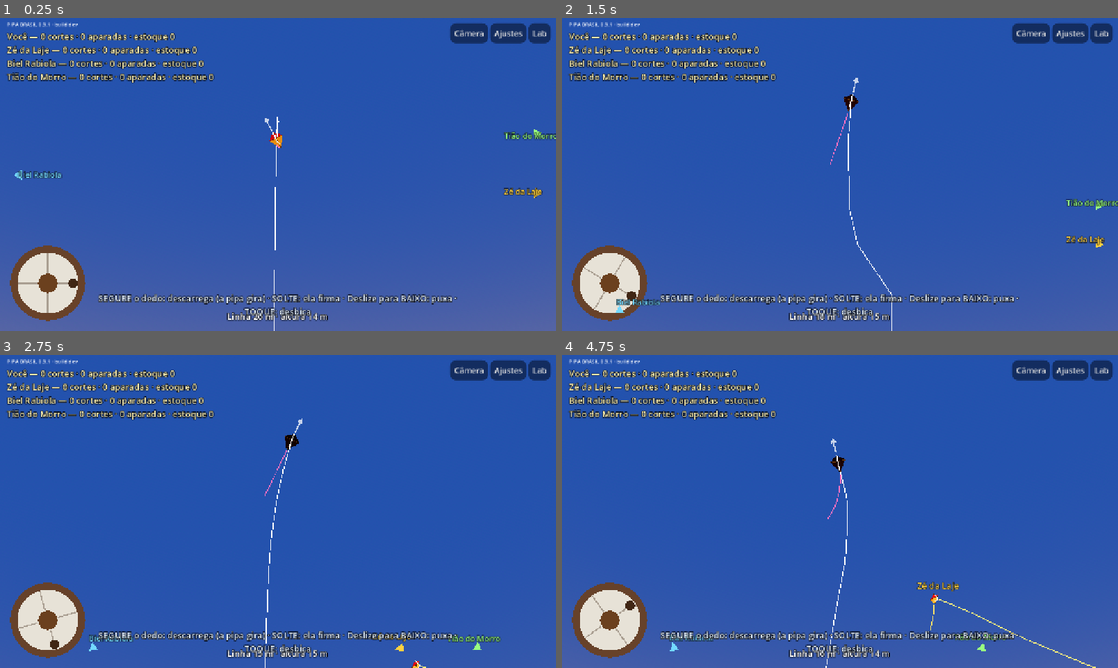
Above: before the commit, frames 1-4 (two rows, left to right).
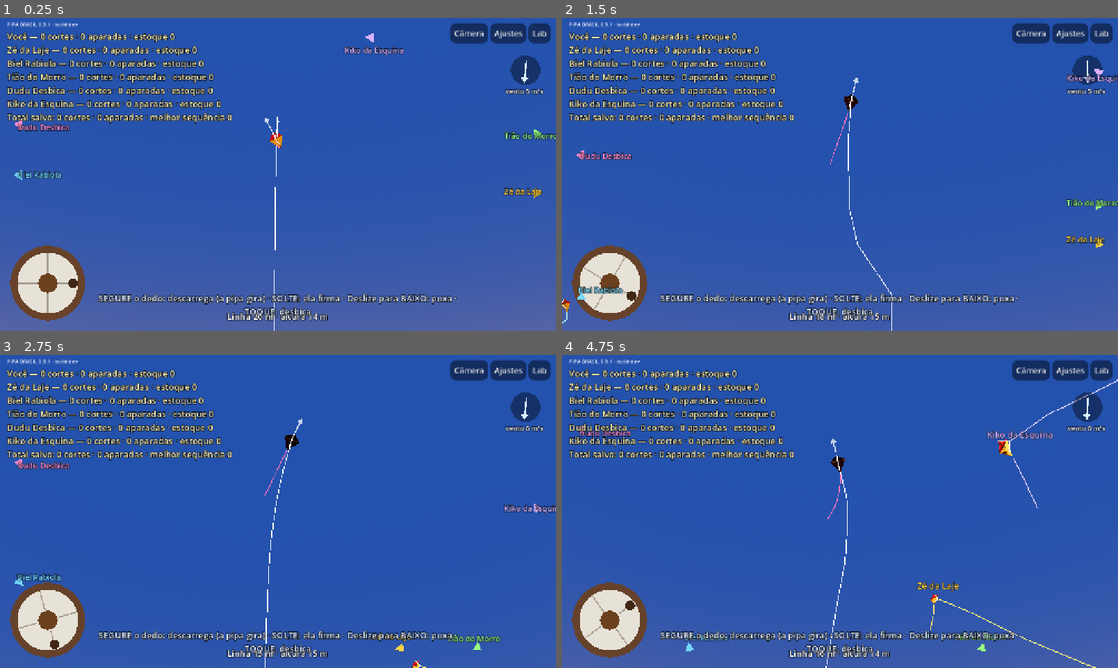
Above: after the commit, the same moments.

Repository: lucaskaeller201-ui/Pipa-Brasil
Game: Godot game, scene res://scenes/main/main.tscn
Two runs of this game, one before a commit and one after it. Both use one fixed random seed, a clock stepped at 60 frames per second and the inputs below.
Inputs (mouse positions are in pixels of both pictures, inside the frame that each line leads up to):
- Up to frame 1 (0.25 s): no input
- Up to frame 2 (1.5 s): tap Enter at 0.5 s; move the mouse to (962, 158) at 0.52 s; hold W 0.53-1.25 s; tap Z at 0.6 s; click (962, 158) at 0.67 s; tap Space at 0.77 s; drag from (728, 190) to (812, 237) at 1.27 s
- Up to frame 3 (2.75 s): move the mouse to (333, 442) at 2.02 s; hold W from 2.03 s (still down); tap Q at 2.1 s
- Up to frame 4 (4.75 s): release W at 2.75 s; drag from (812, 574) to (673, 464) at 2.77 s; move the mouse to (1006, 558) at 3.52 s; hold A 3.53-4.25 s; tap Z at 3.6 s; tap Space at 3.77 s; drag from (673, 464) to (756, 433) at 4.27 s

The runs differ from the first frame. In frame 1, 3.0% of the frame differs, in the area x 1-98%, y 4-37%; in frame 2, 3.3%; in frame 3, 3.3%, in the area x 1-100%, y 12-95%; in frame 4, 3.3%.

Commit message:
Festival (5 rivais com jeitos de jogar), impacto no corte, barra do relô, sequência e estatísticas salvas
- Prompt 1 (mantendo os gestos): tremor, câmera lenta de 0,3 s, CORTOU! +1,
  barra do relô (verde ganhando, vermelho desbique/descarregue)
- Prompt 2: bots cacador, alto, fujao, equilibrado
- Sequência de cortes com multiplicador e REI DA LAJE; estatísticas salvas
  no aparelho; indicador de vento

Co-Authored-By: Claude Opus 5.5 <noreply@anthropic.com>
Claude-Session: https://claude.ai/code/session_01VcBVPpGPHbKMkWY2F5CwiY

Diff:
--- a/game/match/livre.gd
+++ b/game/match/livre.gd
@@ -22,7 +22,8 @@
 @export var velocidade_giro_mandando_linha := 720.0
 @export var forca_puxada := 6.0
 
-const BOTS := 3
+const BOTS := 5   ## festival: 5 rivais com jeitos diferentes de jogar
+const ARQUIVO_ESTATISTICAS := "user://estatisticas.json"
 const LINHA_POR_TELA := 2.5     ## m de linha por altura de tela deslizada
 const DESCARREGAR := 2.5        ## m/s de linha saindo com o dedo segurado
 const DAR_LINHA_MAX := 4.0      ## m/s: o mais rápido que se dá linha (segurando e deslizando para cima)
@@ -57,6 +58,11 @@
 var _dica: Label
 var _sobreposicao: Control
 var _painel_ajustes: PanelContainer
+var _banner: Label
+var _banner_ate := 0.0
+var _tremor := 0.0              # força do tremor da câmera (decai)
+var _lenta_ate := 0.0           # até quando (tempo real) fica em câmera lenta
+var _estatisticas := {"cortes": 0, "aparadas": 0, "perdidas": 0, "melhor_sequencia": 0}
 
 
 func _ready() -> void:
@@ -68,6 +74,7 @@
 		elif arg.begins_with("--semente="):
 			_semente = arg.trim_prefix("--semente=").to_int()
 	modo = FreeMode.new(BOTS, _semente, _automatico)
+	_carregar_estatisticas()
 	_aplicar_giro()
 	Ambiente.criar_por_do_sol(self, false)
 	Bairro.criar(self, modo.players.size())
@@ -148,6 +155,11 @@
 		if fl.tail != null:
 			_linhas.call("desenhar_cadeia", fl.tail.pos, Color(1.0, 0.30, 0.60) if fl.tag <= 0 else cor.darkened(0.1), 0.02)
 	var eu := modo.you()
+	_tratar_acontecimentos()
+	var agora_real := Time.get_ticks_msec() / 1000.0
+	if Engine.time_scale < 1.0 and agora_real > _lenta_ate:
+		Engine.time_scale = 1.0
+	_banner.visible = agora_real < _banner_ate
 	_giro_carretilha += eu.input.haul_speed * delta * 3.0
 	_atualizar_textos(eu)
 	_sobreposicao.queue_redraw()
@@ -198,6 +210,10 @@
 	else:
 		_camera.global_transform = _camera.global_transform.interpolate_with(desejada, 0.1)
 		_camera.fov = lerpf(_camera.fov, fov, 0.05)
+	# Tremor (corte): deslocamento pequeno da imagem, que some rápido.
+	_camera.h_offset = randf_range(-1.0, 1.0) * _tremor * 0.02
+	_camera.v_offset = randf_range(-1.0, 1.0) * _tremor * 0.02
+	_tremor = maxf(0.0, _tremor - 0.06)
 
 
 # ---------------- gestos ----------------
@@ -267,6 +283,10 @@
 	var linhas: Array[String] = []
 	for p in modo.ranking():
 		linhas.append("%s — %d %s · %d %s · estoque %d" % [p["name"], p["cuts"], "corte" if int(p["cuts"]) == 1 else "cortes", p["catches"], "aparada" if int(p["catches"]) == 1 else "aparadas", p["stock"]])
+	var seq := int(modo.players[0]["streak"])
+	if seq >= 2:
+		linhas.append("Sequência: %d cortes · x%d%s" % [seq, _multiplicador(seq), "  · REI DA LAJE" if seq >= 3 else ""])
+	linhas.append("Total salvo: %d cortes · %d aparadas · melhor sequência %d" % [_estatisticas["cortes"], _estatisticas["aparadas"], _estatisticas["melhor_sequencia"]])
 	_placar.text = "\n".join(linhas)
 	var p0: Dictionary = modo.players[0]
 	if eu.cut:
@@ -299,6 +319,7 @@
 	var cabo := centro + Vector2.from_angle(_giro_carretilha) * 58.0
 	c.draw_circle(cabo, 11.0, Color(0.25, 0.15, 0.08))
 
+	_desenhar_relo_e_vento(c, tela)
 	# Faísca nos pontos em que as linhas estão laçadas.
 	for p in modo.world.combat.contact_points:
 		if _camera.is_position_behind(p):
@@ -395,6 +416,14 @@
 	_aviso.offset_right = 420.0
 	_aviso.offset_top = 70.0
 	_aviso.offset_bottom = 160.0
+	_banner = _rotulo(raiz, 48, Color(1.0, 0.82, 0.15), HORIZONTAL_ALIGNMENT_CENTER)
+	_banner.set_anchors_preset(Control.PRESET_CENTER)
+	_banner.offset_left = -520.0
+	_banner.offset_right = 520.0
+	_banner.offset_top = -120.0
+	_banner.offset_bottom = -40.0
+	_banner.add_theme_constant_override("outline_size", 12)
+	_banner.visible = false
 	_dica = _rotulo(raiz, 20, Color(0.9, 0.95, 1.0), HORIZONTAL_ALIGNMENT_CENTER)
 	_dica.text = "SEGURE o dedo: descarrega (a pipa gira) · SOLTE: ela firma · Deslize para BAIXO: puxa · TOQUE: desbica"
 	_dica.set_anchors_preset(Control.PRESET_CENTER_BOTTOM)
@@ -514,3 +543,107 @@
 	caixa.add_child(s)
 	rotulo.text = "%s: %s" % [nome, str(valor)]
 	s.value_changed.connect(_ao_ajustar.bind(qual, rotulo, nome))
+
+
+
+# ---------------- impacto, relô, sequência e estatísticas ----------------
+
+func _tratar_acontecimentos() -> void:
+	for e in modo.take_screen_events():
+		match e["type"]:
+			"corte":
+				if int(e["autor"]) == 0:
+					_tremor = 1.0
+					_camera_lenta(0.3)
+					var seq := int(modo.players[0]["streak"])
+					_mostrar_banner("CORTOU! +%d" % _multiplicador(seq) if seq < 3 else "CORTOU! +%d · REI DA LAJE!" % _multiplicador(seq))
+					_estatisticas["cortes"] = int(_estatisticas["cortes"]) + 1
+					_estatisticas["melhor_sequencia"] = maxi(int(_estatisticas["melhor_sequencia"]), seq)
+					_salvar_estatisticas()
+				elif int(e["vitima"]) == 0:
+					_tremor = 0.7
+					_mostrar_banner("AVOOU! Sua linha foi cortada.")
+					_estatisticas["perdidas"] = int(_estatisticas["perdidas"]) + 1
+					_salvar_estatisticas()
+			"aparada":
+				if int(e["quem"]) == 0:
+					_mostrar_banner("APAROU! A pipa foi para o estoque.")
+					_estatisticas["aparadas"] = int(_estatisticas["aparadas"]) + 1
+					_salvar_estatisticas()
+
+
+## Sequência de cortes sem perder a pipa: 2 seguidos valem 2, 3 ou mais valem 3, 5 ou mais valem 5.
+func _multiplicador(seq: int) -> int:
+	if seq >= 5:
+		return 5
+	if seq >= 3:
+		return 3
+	if seq >= 2:
+		return 2
+	return 1
+
+
+func _camera_lenta(segundos: float) -> void:
+	Engine.time_scale = 0.3
+	_lenta_ate = Time.get_ticks_msec() / 1000.0 + segundos
+
+
+func _mostrar_banner(texto: String) -> void:
+	_banner.text = texto
+	_banner_ate = Time.get_ticks_msec() / 1000.0 + 2.0
+
+
+func _carregar_estatisticas() -> void:
+	if not FileAccess.file_exists(ARQUIVO_ESTATISTICAS):
+		return
+	var f := FileAccess.open(ARQUIVO_ESTATISTICAS, FileAccess.READ)
+	if f == null:
+		return
+	var dados = JSON.parse_string(f.get_as_text())
+	if dados is Dictionary:
+		for k in _estatisticas:
+			if (dados as Dictionary).has(k):
+				_estatisticas[k] = int(dados[k])
+
+
+func _salvar_estatisticas() -> void:
+	var f := FileAccess.open(ARQUIVO_ESTATISTICAS, FileAccess.WRITE)
+	if f != null:
+		f.store_string(JSON.stringify(_estatisticas))
+
+
+## Barra do relô (verde = você está ganhando; vermelho = sua linha vai
+## estourar, descarregue!) e indicador de vento.
+func _desenhar_relo_e_vento(c: Control, tela: Vector2) -> void:
+	var fonte := ThemeDB.fallback_font
+	var r := modo.your_relo()
+	if not r.is_empty():
+		var forca: float = maxf(0.01, float(r["strength"]))
+		var eu := clampf(float(r["you"]) / forca, 0.0, 1.0)
+		var ele := clampf(float(r["them"]) / forca, 0.0, 1.0)
+		var largura := 420.0
+		var x0 := (tela.x - largura) * 0.5
+		var y0 := 170.0
+		c.draw_rect(Rect2(x0 - 4, y0 - 4, largura + 8, 30), Color(0, 0, 0, 0.55))
+		# metade esquerda: quanto a SUA linha já gastou; direita: a dele
+		c.draw_rect(Rect2(x0, y0, largura * 0.5 * eu, 22), Color(0.95, 0.2, 0.15))
+		c.draw_rect(Rect2(x0 + largura * 0.5, y0, largura * 0.5 * ele, 22), Color(0.2, 0.85, 0.3))
+		c.draw_line(Vector2(x0 + largura * 0.5, y0 - 4), Vector2(x0 + largura * 0.5, y0 + 26), Color.WHITE, 2.0)
+		var nome := String(modo.players[int(r["other"])]["name"]) if int(r["other"]) >= 0 else "rival"
+		var aviso := "RELÔ com %s — você está ganhando!" % nome if ele >= eu else "RELÔ com %s — sua linha vai estourar, descarregue!" % nome
+		var cor := Color(0.4, 1.0, 0.5) if ele >= eu else Color(1.0, 0.45, 0.35)
+		c.draw_string_outline(fonte, Vector2(x0, y0 + 50), aviso, HORIZONTAL_ALIGNMENT_CENTER, largura, 18, 6, Color(0, 0, 0, 0.85))
+		c.draw_string(fonte, Vector2(x0, y0 + 50), aviso, HORIZONTAL_ALIGNMENT_CENTER, largura, 18, cor)
+	# Vento: seta no canto (direção vista da sua câmera) e força.
+	var vento := modo.world.wind.sample(modo.you().kite.position, modo.world.time)
+	var na_tela := _camera.global_transform.basis.inverse() * vento
+	var dir := Vector2(na_tela.x, -na_tela.y - na_tela.z * 0.3)
+	if dir.length() > 0.01:
+		dir = dir.normalized()
+	var centro := Vector2(tela.x - 70.0, 120.0)
+	c.draw_circle(centro, 34.0, Color(0, 0, 0, 0.4))
+	c.draw_line(centro - dir * 22.0, centro + dir * 22.0, Color(0.85, 0.95, 1.0), 4.0)
+	c.draw_colored_polygon(PackedVector2Array([centro + dir * 30.0, centro + dir * 16.0 + dir.orthogonal() * 9.0, centro + dir * 16.0 - dir.orthogonal() * 9.0]), Color(0.85, 0.95, 1.0))
+	var txt := "vento %d m/s" % roundi(vento.length())
+	c.draw_string_outline(fonte, centro + Vector2(-46.0, 54.0), txt, HORIZONTAL_ALIGNMENT_LEFT, -1, 15, 5, Color(0, 0, 0, 0.8))
+	c.draw_string(fonte, centro + Vector2(-46.0, 54.0), txt, HORIZONTAL_ALIGNMENT_LEFT, -1, 15, Color.WHITE)
--- a/game/modes/free_mode.gd
+++ b/game/modes/free_mode.gd
@@ -26,6 +26,12 @@
 var _rng := RandomNumberGenerator.new()
 ## Velocidade do giro mandando linha da SUA pipa (graus/s), ajustável na tela.
 var your_spin_rate := 900.0
+## Acontecimentos para a tela (tremor, câmera lenta, avisos): {"type", ...}
+var screen_events: Array = []
+## Jeitos de jogar dos bots (Prompt 2 do Lucas): "alto" fica lá em cima
+## esperando; "cacador" vai atrás da sua pipa; "fujao" foge do relô dando
+## linha; "equilibrado" troca de alvo de tempos em tempos.
+const PERFIS := ["cacador", "alto", "equilibrado", "fujao", "cacador", "alto", "equilibrado"]
 
 
 ## n_bots rivais; se `you_bot`, um bot também pilota a sua pipa (testes, capturas).
@@ -46,12 +52,15 @@
 			"name": "Você" if i == 0 else String(nomes[i - 1]),
 			"base": (Bairro.LAJES[i] as Vector3) + Vector3(0.0, Bairro.ALTURA_LAJE, 0.0),
 			"flyer": null, "bot": null, "cuts": 0, "catches": 0, "losses": 0, "respawn": -1.0, "stock": 0,
+			"streak": 0, "profile": "jogador" if i == 0 else String(PERFIS[(i - 1) % PERFIS.size()]),
 		}
 		if i > 0 or you_bot:
 			var niveis := [BotDifficulty.Level.NORMAL, BotDifficulty.Level.DIFICIL, BotDifficulty.Level.FACIL]
 			var nivel: BotDifficulty.Level = BotDifficulty.Level.DIFICIL if i == 0 else niveis[i % 3]
 			var bot := BotPilot.new(BotDifficulty.create(nivel), seed_ * 31 + i)
 			bot.line_target = _rng.randf_range(30.0, 55.0)
+			if p["profile"] == "alto":
+				bot.line_target = _rng.randf_range(65.0, 85.0)
 			p["bot"] = bot
 		players.append(p)
 		_lancar(i)
@@ -84,6 +93,9 @@
 		if bot != null and f != null and not f.cut:
 			bot.target_azimuth = _mira(i)
 			bot.update(f, t)
+			# Fujão: com a linha laçada (dá para ver), descarrega para escapar.
+			if p["profile"] == "fujao" and _lacado(f):
+				f.input.haul_speed = -2.0
 	world.step(dt)
 	for e in world.combat.take_events():
 		_evento(e)
@@ -122,9 +134,34 @@
 
 ## Para onde o bot i mira: a pipa de outro participante, trocando de alvo de
 ## tempos em tempos (cada bot tem o seu).
+func _lacado(f: Flyer) -> bool:
+	for e in world.combat.engagements:
+		if e["a"] == f or e["b"] == f:
+			return true
+	return false
+
+
+## Relô da sua linha agora: {"other": índice do rival, "you": desgaste da sua
+## linha no laço, "them": desgaste da dele} ou vazio.
+func your_relo() -> Dictionary:
+	var eu := you()
+	for e in world.combat.engagements:
+		if e["a"] == eu or e["b"] == eu:
+			var outro: Flyer = e["b"] if e["a"] == eu else e["a"]
+			var w_eu := float(e.get("wa", 0.0)) if e["a"] == eu else float(e.get("wb", 0.0))
+			var w_ele := float(e.get("wb", 0.0)) if e["a"] == eu else float(e.get("wa", 0.0))
+			return {"other": outro.tag, "you": w_eu, "them": w_ele, "strength": eu.line.strength if eu.line != null else 1.0}
+	return {}
+
+
 func _mira(i: int) -> float:
 	var me: Flyer = players[i]["flyer"]
+	var perfil := String(players[i]["profile"])
+	if perfil == "alto":
+		return 0.0
 	var alvo_i := (i + 1 + int(world.time / 25.0)) % players.size()
+	if perfil == "cacador":
+		alvo_i = 0
 	if alvo_i == i:
 		alvo_i = (alvo_i + 1) % players.size()
 	var outro: Flyer = players[alvo_i]["flyer"]
@@ -164,8 +201,11 @@
 				return
 			players[vitima]["losses"] = int(players[vitima]["losses"]) + 1
 			players[vitima]["respawn"] = PIPA_NOVA_APOS
+			players[vitima]["streak"] = 0
+			screen_events.append({"type": "corte", "autor": autor, "vitima": vitima})
 			if autor >= 0 and autor != vitima:
 				players[autor]["cuts"] = int(players[autor]["cuts"]) + 1
+				players[autor]["streak"] = int(players[autor]["streak"]) + 1
 				_messages.append("%s cortou %s!" % [_nome(autor), _nome_obj(vitima)])
 			else:
 				_messages.append("A linha de %s rompeu!" % _nome_obj(vitima))
@@ -194,6 +234,7 @@
 			if quem >= 0:
 				players[quem]["catches"] = int(players[quem]["catches"]) + 1
 				players[quem]["stock"] = int(players[quem]["stock"]) + 1
+				screen_events.append({"type": "aparada", "quem": quem})
 				_messages.append("MANDA BUSCA! %s aparou a pipa." % _nome(quem))
 
 
@@ -203,3 +244,9 @@
 
 func _nome_obj(i: int) -> String:
 	return "você" if i == 0 else String(players[i]["name"])
+
+
+func take_screen_events() -> Array:
+	var e := screen_events
+	screen_events = []
+	return e
--- a/tests/scenarios/test_modo_livre.gd
+++ b/tests/scenarios/test_modo_livre.gd
@@ -65,3 +65,23 @@
 	for p in modo.players:
 		var f: Flyer = p["flyer"]
 		assert_true(f.cut or f.kite.position.y > 6.0, "%s está voando ou esperando pipa nova" % p["name"])
+
+
+func test_festival_cinco_rivais_com_jeitos_diferentes() -> void:
+	var modo := FreeMode.new(5, 7, true)
+	var perfis := {}
+	for p in modo.players:
+		perfis[p["profile"]] = true
+	print("      [festival] perfis: %s" % [perfis.keys()])
+	assert_eq(modo.players.size(), 6)
+	for perfil in ["cacador", "alto", "fujao", "equilibrado"]:
+		assert_true(perfis.has(perfil), "tem bot %s" % perfil)
+	for i in 30 * 120:
+		modo.update(1.0 / 120.0)
+	assert_true(modo.world.is_finite_state())
+	var alto: Flyer = null
+	for p in modo.players:
+		if p["profile"] == "alto":
+			alto = p["flyer"]
+	print("      [festival] linha do bot 'alto' depois de 30 s: %.0f m" % alto.line_length())
+	assert_true(alto.line_length() > 40.0, "o bot 'alto' dá linha para ficar lá em cima")
--- a/tests/unit/test_cena_principal.gd
+++ b/tests/unit/test_cena_principal.gd
@@ -55,7 +55,7 @@
 	assert_not_null(raiz.find_child("Sobreposicao", true, false), "faltou a sobreposição (carretilha e setas)")
 	var modo: FreeMode = raiz.get("modo")
 	assert_not_null(modo)
-	assert_eq(modo.players.size(), 4, "você e 3 bots")
+	assert_eq(modo.players.size(), 6, "você e 5 bots (festival)")
 	var alto := {}
 	for k in 20:
 		raiz.call("avancar", 1.0)
